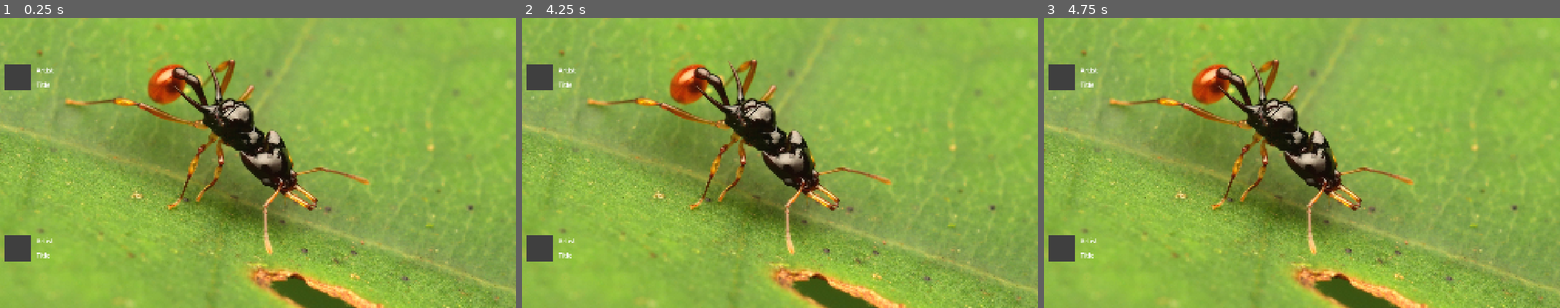
Above: before the commit, frames 1-3 (left to right).
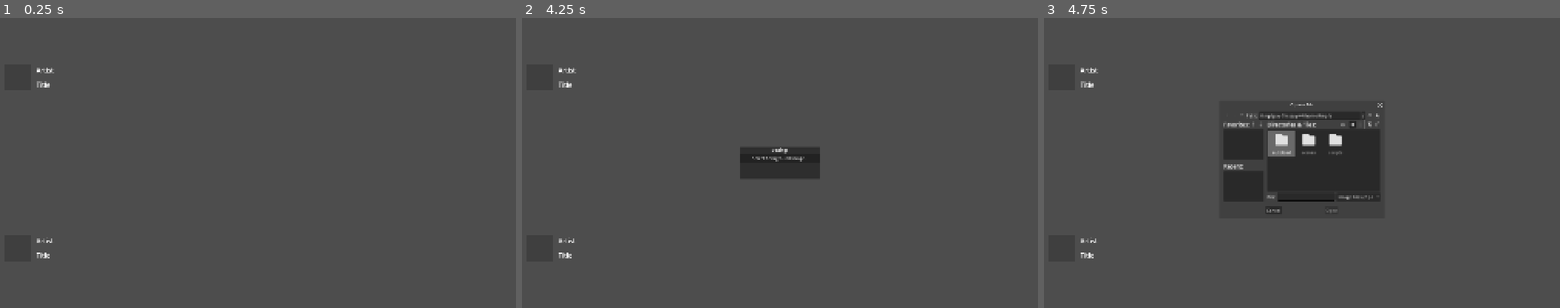
Above: after the commit, the same moments.

Repository: adufou/mix-visualizer
Game: Godot game, scene res://scenes/main.tscn
The game is run twice, just before and just after one commit, with the same random seed, the same clock (stepped at 60 frames per second) and the same inputs. The engine's default icon, where the game draws it, is replaced by a stand-in: a white triangle on a blue panel in a dark square.
Inputs (mouse positions are in pixels of both pictures, inside the frame that each line leads up to):
- Up to frame 1 (0.25 s): no input
- Up to frame 2 (4.25 s): tap Enter at 0.5, 2, 3.5 s; tap Space at 1.25, 2.75 s; tap Escape (ui_cancel) at 4.15 s
- Up to frame 3 (4.75 s): click (1302, 157) at 4.25 s, where only the run after the commit has a clickable "Select Background Image..."

The runs differ from the first frame. In frame 1, 99% of the frame differs, in the area x 0-100%, y 0-100%; in frame 2, 99%; in frame 3, 99%.

Commit message:
feat: add esc menu and image selection

Diff:
--- a/scenes/main.tscn
+++ b/scenes/main.tscn
@@ -52,3 +52,41 @@
 offset_top = -160.0
 offset_right = -20.0
 offset_bottom = -20.0
+
+[node name="SettingsMenu" type="PanelContainer" parent="."]
+unique_name_in_owner = true
+visible = false
+layout_mode = 1
+anchors_preset = 8
+anchor_left = 0.5
+anchor_top = 0.5
+anchor_right = 0.5
+anchor_bottom = 0.5
+offset_left = -150.0
+offset_top = -60.0
+offset_right = 150.0
+offset_bottom = 60.0
+grow_horizontal = 2
+grow_vertical = 2
+
+[node name="VBoxContainer" type="VBoxContainer" parent="SettingsMenu"]
+layout_mode = 2
+
+[node name="Label" type="Label" parent="SettingsMenu/VBoxContainer"]
+layout_mode = 2
+text = "Settings"
+horizontal_alignment = 1
+
+[node name="SelectBackgroundButton" type="Button" parent="SettingsMenu/VBoxContainer"]
+unique_name_in_owner = true
+layout_mode = 2
+text = "Select Background Image..."
+
+[node name="BackgroundFileDialog" type="FileDialog" parent="."]
+unique_name_in_owner = true
+title = "Select Background Image"
+initial_position = 1
+size = Vector2i(600, 400)
+file_mode = 0
+access = 2
+filters = PackedStringArray("*.png, *.jpg, *.jpeg, *.webp, *.bmp ; Image Files")
--- a/scripts/main.gd
+++ b/scripts/main.gd
@@ -4,18 +4,20 @@
 
 const DeckPanelScene := preload("res://scenes/deck_panel.tscn")
 
-const DEFAULT_BACKGROUND_PATH := "res://ant.jpg"
-
 @onready var top_deck_slot: Control = %TopDeckSlot
 @onready var bottom_deck_slot: Control = %BottomDeckSlot
 @onready var background: TextureRect = %Background
+@onready var settings_menu: Control = %SettingsMenu
+@onready var select_background_button: Button = %SelectBackgroundButton
+@onready var background_file_dialog: FileDialog = %BackgroundFileDialog
 
 const ACTIVE_DECKS := ["[Channel1]", "[Channel2]"]
 
 
 func _ready() -> void:
 	BackgroundManager.background_changed.connect(_on_background_changed)
-	BackgroundManager.set_background(DEFAULT_BACKGROUND_PATH)
+	select_background_button.pressed.connect(_on_select_background_pressed)
+	background_file_dialog.file_selected.connect(_on_background_file_selected)
 	var slots := [top_deck_slot, bottom_deck_slot]
 	for i in ACTIVE_DECKS.size():
 		var panel := DeckPanelScene.instantiate()
@@ -26,5 +28,20 @@
 		slots[i].add_child(panel)
 
 
+func _unhandled_input(event: InputEvent) -> void:
+	if event.is_action_pressed("ui_cancel"):
+		settings_menu.visible = not settings_menu.visible
+		get_viewport().set_input_as_handled()
+
+
+func _on_select_background_pressed() -> void:
+	background_file_dialog.popup_centered()
+
+
+func _on_background_file_selected(path: String) -> void:
+	BackgroundManager.set_background(path)
+	settings_menu.visible = false
+
+
 func _on_background_changed(_image: Image, texture: ImageTexture) -> void:
 	background.texture = texture
Binary file removed: ant.jpg
Not shown, removed: ant.jpg.import
Binary file removed: original.jpeg
Not shown, removed: original.jpeg.import
Binary file removed: original.jpg
Not shown, removed: original.jpg.import
